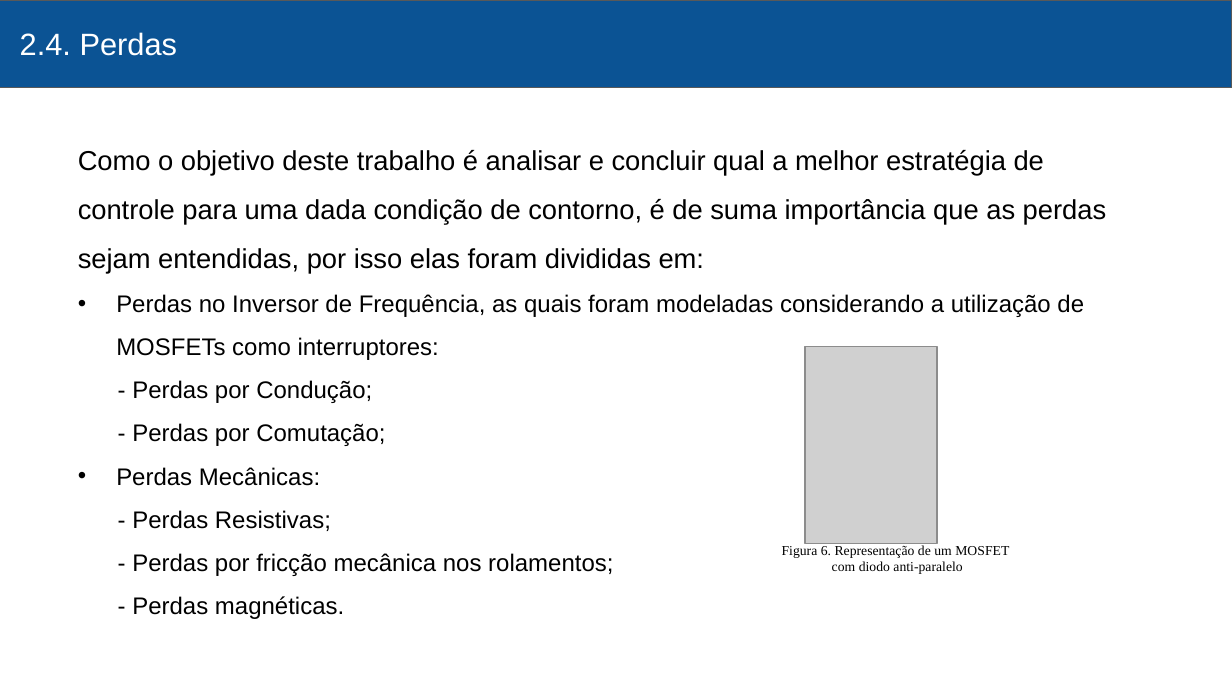
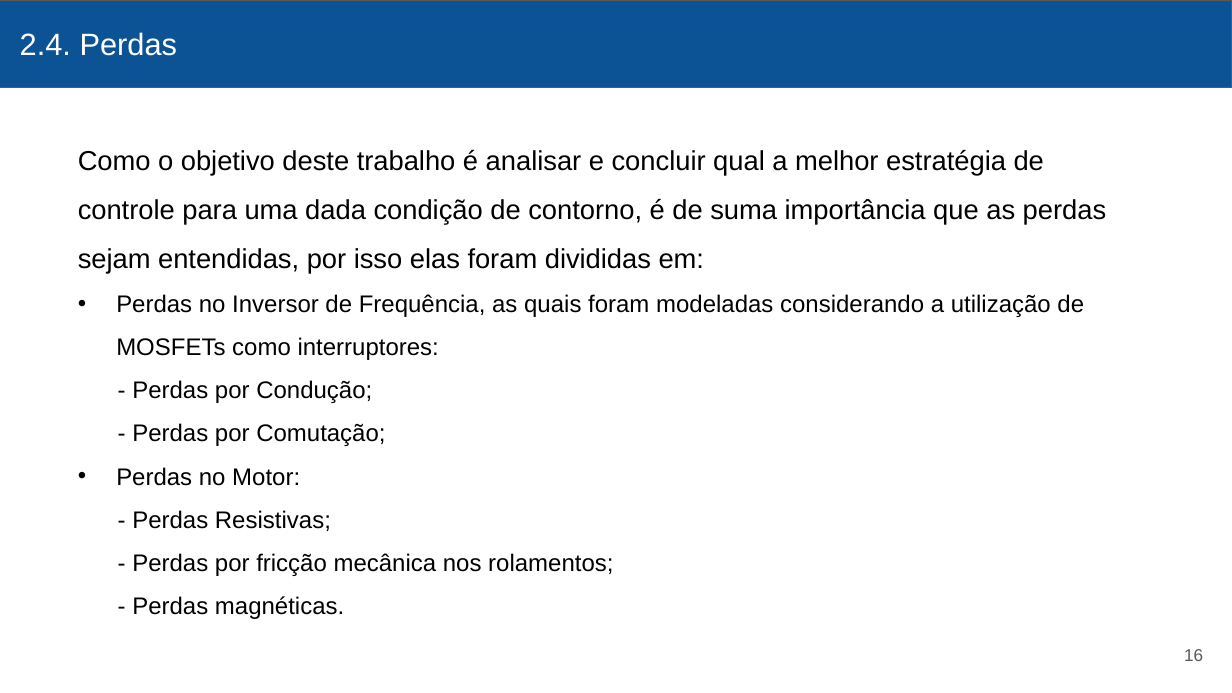
Before and after one commit to victormenegon/texto, a slide deck: slide 16 of ApresentacaoTCC.pptx. Drawn at 1232x693 pixels with LibreOffice and Linux fonts; fonts in the diff are those of the drawing; grey boxes stand for pictures. Boxes give left, top, right and bottom in pixels: in the first picture for what was removed or moved away, otherwise in the second. Text is boxed around its words. In the diff, an @@ line names an element or a change of style, - is before the commit and + after.

```diff
--- a/ApresentacaoTCC.pptx
+++ b/ApresentacaoTCC.pptx
@@ picture removed at [804,346,936,543] @@
@@ text at [116,467,300,486]: text changed @@
-• Perdas Mecânicas:
+• Perdas no Motor:
@@ text removed at [782,545,1009,574] @@
-Figura 6. Representação de um MOSFET
-com diodo anti-paralelo
@@ page number added at [1184,649,1203,661], 10 pt, text #595959 @@
+16
```
Also in this commit, not shown: 40 other slides changed, 5 slides added, 11 slides removed, 1 other file.
